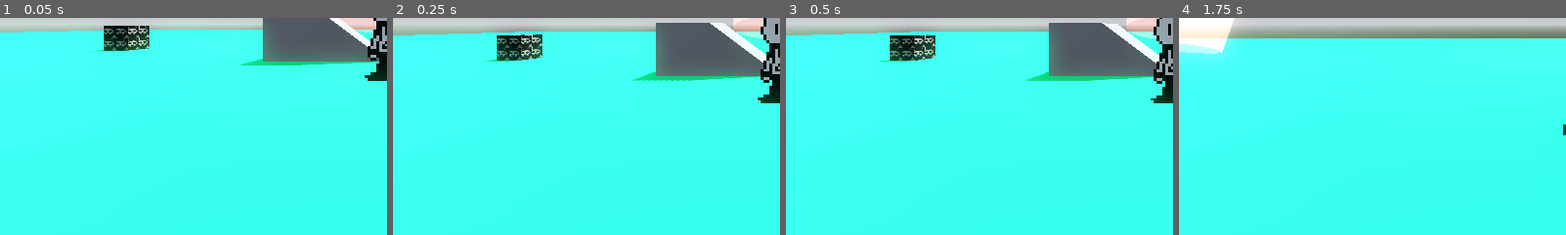
Above: before the commit, frames 1-4 (left to right).
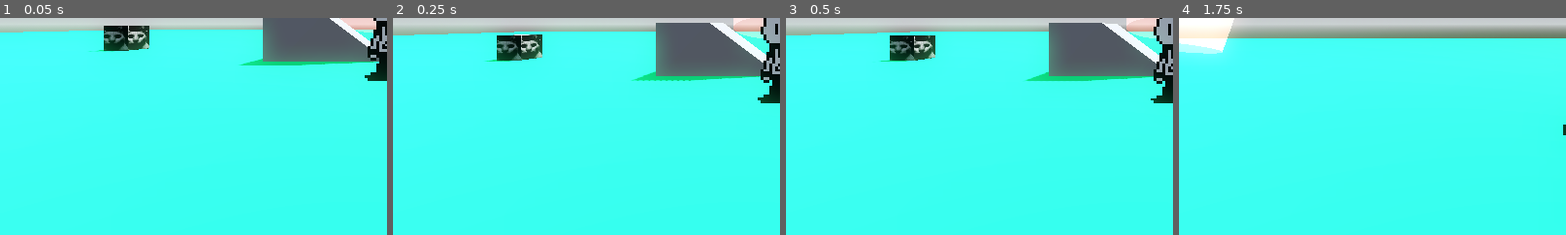
Above: after the commit, the same moments.

Repository: armaanwithadouble-a/blank-slate
Game: Godot game, scene res://Levels/game.tscn
Two runs of this game, one before a commit and one after it. Both use one fixed random seed, a clock stepped at 60 frames per second and the inputs below.
Inputs (mouse positions are % of the whole screen's width and height, from its top left):
- Up to frame 1 (0.05 s): no input
- Up to frame 2 (0.25 s): no input
- Up to frame 3 (0.5 s): no input
- Up to frame 4 (1.75 s): move the mouse to (72, 45) at 0.52 s; hold D (move_right) 0.53-1.28 s; tap E (dive) at 0.6 s; tap Space (jump) at 0.77, 1.52 s; move the mouse to (30, 55) at 1.27 s; hold S (move_down) from 1.28 s (still down); click (30, 55) at 1.35 s
The pictures show only the part of the screen within x 0-50%, y 49-98%; the shares and areas given below are measured in that part.

The runs differ from the first frame. In frame 1, 0.7% of the frame differs, in the area x 26-39%, y 3-16%; in frame 2, 0.7%, in the area x 26-39%, y 7-20%; in frame 3, 0.7%; in frame 4, nothing differs.

Commit message:
um fixed cat texture

Diff:
--- /dev/null
+++ b/Levels/cat.gd
@@ -0,0 +1,11 @@
+extends Area3D
+
+
+# Called when the node enters the scene tree for the first time.
+func _ready():
+	pass # Replace with function body.
+
+
+# Called every frame. 'delta' is the elapsed time since the previous frame.
+func _process(delta):
+	pass
--- /dev/null
+++ b/Levels/catDamage.gd
@@ -0,0 +1,11 @@
+extends MeshInstance3D
+
+
+# Called when the node enters the scene tree for the first time.
+func _ready():
+	pass # Replace with function body.
+
+
+# Called every frame. 'delta' is the elapsed time since the previous frame.
+func _process(delta):
+	pass
--- a/Levels/game.tscn
+++ b/Levels/game.tscn
@@ -1,10 +1,11 @@
-[gd_scene load_steps=21 format=4 uid="uid://72w56dbma6de"]
+[gd_scene load_steps=23 format=4 uid="uid://72w56dbma6de"]
 
 [ext_resource type="PackedScene" uid="uid://dt23fmgnisj7e" path="res://Prefabs/player.tscn" id="1_uxjsv"]
 [ext_resource type="PackedScene" uid="uid://ccqgw0nb8m5ba" path="res://Prefabs/EnergyCrystal.tscn" id="2_6isyr"]
 [ext_resource type="PackedScene" uid="uid://clugnaaseflrc" path="res://Prefabs/Balloon.tscn" id="3_6isyr"]
 [ext_resource type="PackedScene" uid="uid://eims7t5kchuu" path="res://Prefabs/Elevator.tscn" id="4_5ubxa"]
 [ext_resource type="PackedScene" uid="uid://cgxcbaglfab7h" path="res://DefaultPrefabs/Health.tscn" id="5_uda3f"]
+[ext_resource type="Script" uid="uid://lmgj3ii67wsh" path="res://Levels/cat.gd" id="6_ev4ff"]
 [ext_resource type="Texture2D" uid="uid://c7epsbxcleq6l" path="res://blankSlateDemoAssets/MiscTextures/devastation.webp" id="6_jycte"]
 
 [sub_resource type="ProceduralSkyMaterial" id="ProceduralSkyMaterial_80nbo"]
@@ -70,12 +71,13 @@
 [sub_resource type="ConvexPolygonShape3D" id="ConvexPolygonShape3D_ryrav"]
 points = PackedVector3Array(-0.5, -0.5, -0.5, 0.5, 0.5, 0.5, 0.5, -0.5, 0.5, 0.5, 0.5, -0.5, -0.5, 0.5, 0.5, 0.5, -0.5, -0.5, -0.5, -0.5, 0.5, -0.5, 0.5, -0.5)
 
+[sub_resource type="BoxShape3D" id="BoxShape3D_ev4ff"]
+
 [sub_resource type="BoxMesh" id="BoxMesh_uda3f"]
 
 [sub_resource type="StandardMaterial3D" id="StandardMaterial3D_ev4ff"]
 albedo_texture = ExtResource("6_jycte")
-uv1_scale = Vector3(2, 2, 2)
-uv1_offset = Vector3(1, 1, 1)
+uv1_offset = Vector3(0.5, 0.5, 0.5)
 uv1_triplanar = true
 texture_filter = 0
 
@@ -149,8 +151,15 @@
 [node name="Health" parent="." instance=ExtResource("5_uda3f")]
 unique_name_in_owner = true
 
-[node name="MeshInstance3D" type="MeshInstance3D" parent="."]
+[node name="cat" type="Area3D" parent="."]
 transform = Transform3D(1, 0, 0, 0, 1, 0, 0, 0, 1, -11, 0.5, -7)
+script = ExtResource("6_ev4ff")
+
+[node name="CollisionShape3D" type="CollisionShape3D" parent="cat"]
+shape = SubResource("BoxShape3D_ev4ff")
+
+[node name="MeshInstance3D" type="MeshInstance3D" parent="cat"]
 layers = 4
 mesh = SubResource("BoxMesh_uda3f")
+skeleton = NodePath("../..")
 surface_material_override/0 = SubResource("StandardMaterial3D_ev4ff")
Not shown, added: Levels/cat.gd.uid
Not shown, added: Levels/catDamage.gd.uid
